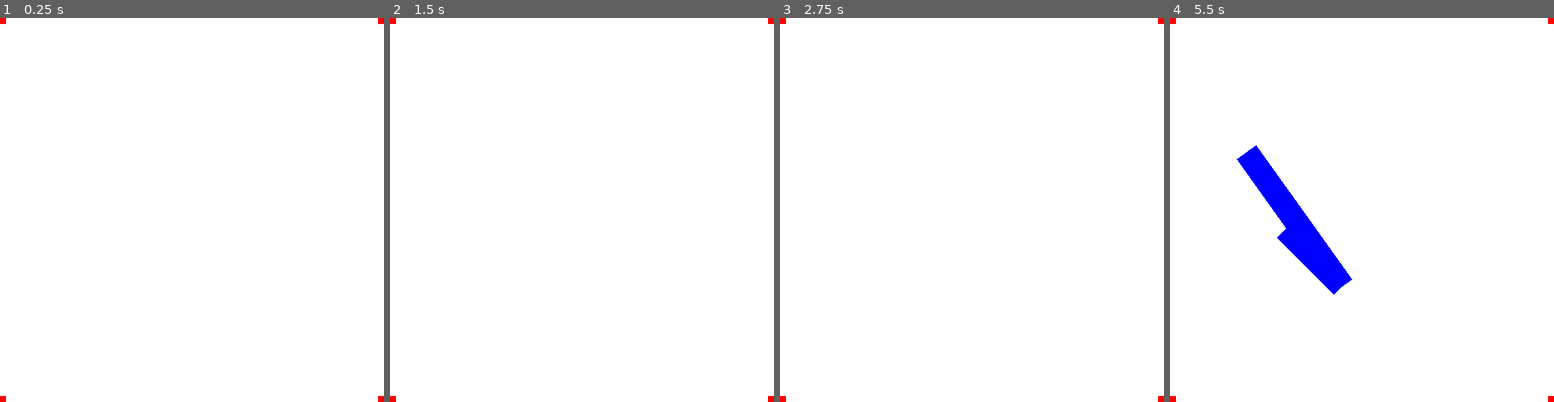
Above: before the commit, frames 1-4 (left to right).
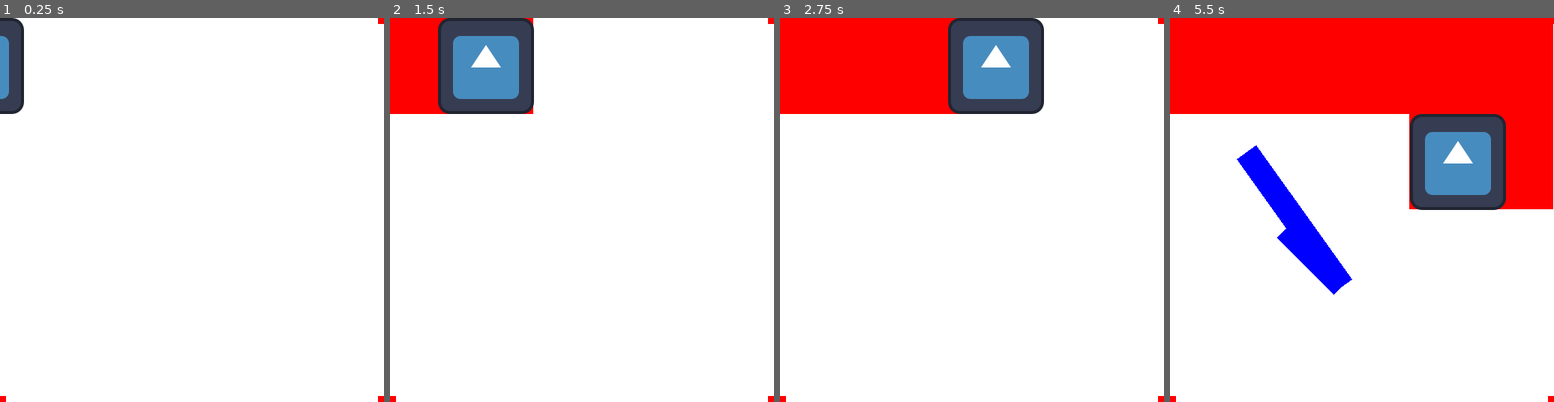
Above: after the commit, the same moments.

Repository: Mpprobst/ggj2026
Game: Godot game, scene res://levels/test.tscn
The game is run twice, just before and just after one commit, with the same random seed, the same clock (stepped at 60 frames per second) and the same inputs. The engine's default icon, where the game draws it, is replaced by a stand-in: a white triangle on a blue panel in a dark square.
Inputs (mouse positions are in pixels of both pictures, inside the frame that each line leads up to):
- Up to frame 1 (0.25 s): no input
- Up to frame 2 (1.5 s): move the mouse to (666, 190) at 0.52 s; click (666, 190) at 0.67 s; click (670, 190) at 1.25 s
- Up to frame 3 (2.75 s): click (1060, 190) at 2.02 s
- Up to frame 4 (5.5 s): click (1450, 190) at 2.77 s; drag from (1285, 229) to (1342, 286) at 3.52 s; move the mouse to (1400, 125) at 4.27 s; click (1400, 125) at 4.42 s; drag from (1342, 286) to (1246, 152) at 5.02 s

The runs differ from the first frame. In frame 1, 1.5% of the frame differs, in the area x 0-7%, y 0-25%; in frame 2, 9.1%; in frame 3, 17%; in frame 4, 34%, in the area x 0-100%, y 0-50%.

Commit message:
paint brushes

Diff:
--- /dev/null
+++ b/data/brushes/brush_slow_blue_128.tres
@@ -0,0 +1,12 @@
+[gd_resource type="Resource" script_class="BrushData" format=3 uid="uid://csfbgun1c4rkb"]
+
+[ext_resource type="Resource" uid="uid://c1llsvlml7rm0" path="res://data/paths/snakevert.tres" id="1_3b2he"]
+[ext_resource type="Script" uid="uid://bs753kce3wybo" path="res://scripts/brush_data.gd" id="2_na3bc"]
+
+[resource]
+script = ExtResource("2_na3bc")
+path = ExtResource("1_3b2he")
+speed = 128.0
+color = Color(1, 0, 0, 1)
+width = 128.0
+metadata/_custom_type_script = "uid://bs753kce3wybo"
--- /dev/null
+++ b/data/brushes/brush_slow_red_128.tres
@@ -0,0 +1,10 @@
+[gd_resource type="Resource" script_class="BrushData" format=3 uid="uid://doeauob6f1nct"]
+
+[ext_resource type="Script" uid="uid://bs753kce3wybo" path="res://scripts/brush_data.gd" id="2_0ehju"]
+
+[resource]
+script = ExtResource("2_0ehju")
+speed = 128.0
+color = Color(1, 0, 0, 1)
+width = 128.0
+metadata/_custom_type_script = "uid://bs753kce3wybo"
--- /dev/null
+++ b/data/level0.tres
@@ -0,0 +1,13 @@
+[gd_resource type="Resource" script_class="LevelData" format=3 uid="uid://bk4r6io7ovx87"]
+
+[ext_resource type="Script" uid="uid://78n3gl4f5ex4" path="res://scripts/level_data.gd" id="1_b2q6w"]
+[ext_resource type="Script" uid="uid://bs753kce3wybo" path="res://scripts/brush_data.gd" id="1_hta1u"]
+[ext_resource type="Resource" uid="uid://doeauob6f1nct" path="res://data/brushes/brush_slow_red_128.tres" id="2_6i7lx"]
+[ext_resource type="Script" uid="uid://qjvhyw112rxr" path="res://scripts/brush_path.gd" id="3_xbuhm"]
+[ext_resource type="Resource" uid="uid://cbgqq7y7fh2oi" path="res://data/paths/snakehoriz.tres" id="4_xbuhm"]
+
+[resource]
+script = ExtResource("1_b2q6w")
+brushes = Array[ExtResource("1_hta1u")]([ExtResource("2_6i7lx")])
+paths = Array[ExtResource("3_xbuhm")]([ExtResource("4_xbuhm")])
+metadata/_custom_type_script = "uid://78n3gl4f5ex4"
--- /dev/null
+++ b/data/paths/snakehoriz.tres
@@ -0,0 +1,8 @@
+[gd_resource type="Resource" script_class="BrushPath" format=3 uid="uid://cbgqq7y7fh2oi"]
+
+[ext_resource type="Script" uid="uid://qjvhyw112rxr" path="res://scripts/brush_path.gd" id="1_wr3po"]
+
+[resource]
+script = ExtResource("1_wr3po")
+path = Array[Vector2]([Vector2(0, 0), Vector2(512, 0), Vector2(512, 128), Vector2(128, 128), Vector2(128, 256), Vector2(512, 256), Vector2(512, 384), Vector2(128, 384)])
+metadata/_custom_type_script = "uid://qjvhyw112rxr"
--- /dev/null
+++ b/data/paths/snakevert.tres
@@ -0,0 +1,8 @@
+[gd_resource type="Resource" script_class="BrushPath" format=3 uid="uid://c1llsvlml7rm0"]
+
+[ext_resource type="Script" uid="uid://qjvhyw112rxr" path="res://scripts/brush_path.gd" id="1_yo0sq"]
+
+[resource]
+script = ExtResource("1_yo0sq")
+path = Array[Vector2]([Vector2(128, 512), Vector2(128, 0), Vector2(256, 0), Vector2(256, 384), Vector2(384, 384), Vector2(384, 0), Vector2(512, 0), Vector2(512, 384)])
+metadata/_custom_type_script = "uid://qjvhyw112rxr"
--- a/levels/test.tscn
+++ b/levels/test.tscn
@@ -2,11 +2,31 @@
 
 [ext_resource type="Texture2D" uid="uid://ckxsht1gin8yh" path="res://sprites/white1080.png" id="1_72lju"]
 [ext_resource type="Script" uid="uid://v3265rquuj1s" path="res://scripts/paint_manager.gd" id="1_pnvjf"]
+[ext_resource type="Script" uid="uid://u1hyxey078t5" path="res://scripts/game_manager.gd" id="1_u45fp"]
 [ext_resource type="Script" uid="uid://cwabhsf4ic5as" path="res://scripts/player_controller.gd" id="2_lkjt4"]
+[ext_resource type="Script" uid="uid://78n3gl4f5ex4" path="res://scripts/level_data.gd" id="2_qhvcx"]
 [ext_resource type="Script" uid="uid://1j2uf2jfdflt" path="res://scripts/paintable_surface.gd" id="2_r4e4k"]
+[ext_resource type="Resource" uid="uid://bk4r6io7ovx87" path="res://data/level0.tres" id="3_kqvnf"]
 [ext_resource type="PackedScene" uid="uid://dnieuv4tyuodq" path="res://prefabs/tape.tscn" id="3_ny0t1"]
+[ext_resource type="PackedScene" uid="uid://c16xye7x8xw1m" path="res://prefabs/paint_brush.tscn" id="6_6g8e2"]
 
 [node name="Test" type="Node2D" unique_id=1559331907]
+script = ExtResource("1_u45fp")
+levels = Array[ExtResource("2_qhvcx")]([ExtResource("3_kqvnf")])
+
+[node name="PlayerController" type="Node2D" parent="." unique_id=937662677 node_paths=PackedStringArray("tape_container", "paint_manager")]
+position = Vector2(704, 284)
+script = ExtResource("2_lkjt4")
+tape_prefab = ExtResource("3_ny0t1")
+tape_container = NodePath("../SubViewportContainer/MaskingViewport/TapeContainer")
+paint_manager = NodePath("../PaintManager")
+
+[node name="PaintManager" type="Node2D" parent="." unique_id=738972919 node_paths=PackedStringArray("canvas", "viewport_mask")]
+position = Vector2(-256, -256)
+script = ExtResource("1_pnvjf")
+canvas = NodePath("../SubViewportContainer/MainViewport/Canvas")
+viewport_mask = NodePath("../SubViewportContainer/MaskingViewport")
+brush_prefab = ExtResource("6_6g8e2")
 
 [node name="SubViewportContainer" type="SubViewportContainer" parent="." unique_id=438805184]
 anchors_preset = 15
@@ -23,7 +43,7 @@
 [node name="Background" type="Sprite2D" parent="SubViewportContainer/MainViewport" unique_id=581191951]
 texture = ExtResource("1_72lju")
 centered = false
-offset = Vector2(-704, -256)
+offset = Vector2(-703.16, -256)
 
 [node name="Canvas" type="Sprite2D" parent="SubViewportContainer/MainViewport" unique_id=543270012 node_paths=PackedStringArray("painted_tex")]
 centered = false
@@ -42,17 +62,4 @@
 [node name="TapeContainer" type="Node2D" parent="SubViewportContainer/MaskingViewport" unique_id=282103972]
 visibility_layer = 3
 
-[node name="PlayerController" type="Node2D" parent="SubViewportContainer" unique_id=937662677 node_paths=PackedStringArray("tape_container", "paint_manager")]
-position = Vector2(960, 540)
-script = ExtResource("2_lkjt4")
-tape_prefab = ExtResource("3_ny0t1")
-tape_container = NodePath("../MaskingViewport/TapeContainer")
-paint_manager = NodePath("../PaintManager")
-
-[node name="PaintManager" type="Node2D" parent="SubViewportContainer" unique_id=738972919 node_paths=PackedStringArray("canvas", "viewport_mask")]
-position = Vector2(960, 540)
-script = ExtResource("1_pnvjf")
-canvas = NodePath("../MainViewport/Canvas")
-viewport_mask = NodePath("../MaskingViewport")
-
 [node name="MainCamera" type="Camera2D" parent="." unique_id=1952142637]
--- /dev/null
+++ b/prefabs/paint_brush.tscn
@@ -0,0 +1,11 @@
+[gd_scene format=3 uid="uid://c16xye7x8xw1m"]
+
+[ext_resource type="Script" uid="uid://3ulun3vecq2k" path="res://scripts/paint_brush.gd" id="1_sm213"]
+[ext_resource type="Texture2D" uid="uid://d0vbnqjo0dqt8" path="res://icon.svg" id="2_r4uij"]
+
+[node name="PaintBrush" type="Node2D" unique_id=1624143853]
+script = ExtResource("1_sm213")
+
+[node name="Sprite2D" type="Sprite2D" parent="." unique_id=1838941291]
+texture = ExtResource("2_r4uij")
+offset = Vector2(-64, 64)
--- /dev/null
+++ b/scripts/brush_data.gd
@@ -0,0 +1,9 @@
+# file naming convention:
+# brush_<path_descrip>_<speed>_<color>_<width>
+
+extends Resource
+class_name BrushData
+
+@export var speed : float	# pixels per second
+@export var color : Color
+@export var width : float
--- /dev/null
+++ b/scripts/brush_path.gd
@@ -0,0 +1,5 @@
+extends Resource
+class_name BrushPath
+
+# path is from top right of brush rect
+@export var path : Array[Vector2]
--- /dev/null
+++ b/scripts/game_manager.gd
@@ -0,0 +1,23 @@
+extends Node
+
+@export var levels : Array[LevelData]
+
+@onready var paint_manager : PaintManager = $PaintManager
+
+var level_idx : int = -1
+# Called when the node enters the scene tree for the first time.
+func _ready():
+	start_next_level()
+
+
+# Called every frame. 'delta' is the elapsed time since the previous frame.
+func _process(delta):
+	pass
+
+# TODO:
+# - start levels
+# - track brushes, know when they are all dead
+
+func start_next_level():
+	level_idx = level_idx + 1
+	paint_manager.load_level(levels[level_idx])
--- /dev/null
+++ b/scripts/level_data.gd
@@ -0,0 +1,6 @@
+extends Resource
+class_name LevelData
+
+@export var goal : Image
+@export var brushes : Array[BrushData]
+@export var paths : Array[BrushPath]
--- /dev/null
+++ b/scripts/paint_brush.gd
@@ -0,0 +1,47 @@
+class_name PaintBrush extends Node2D
+
+@onready var sprite : Sprite2D = $Sprite2D
+
+signal on_paint
+signal on_destroy
+
+var path : Array[Vector2]
+var speed : float
+var width : float
+var color : Color
+
+var path_idx : int
+
+var last_pos : Vector2
+
+func initialize(_path : BrushPath, data : BrushData):
+	path = _path.path
+	speed = data.speed #/ 60.0
+	width = data.width
+	color = data.color
+	path_idx = 1
+	global_position = path[0]
+	last_pos = global_position
+	print("brush spawned!")
+
+# Called every frame. 'delta' is the elapsed time since the previous frame.
+func _process(delta):
+	var dir = (path[path_idx] - path[path_idx-1]).normalized()
+	global_position = (global_position + dir * delta * speed).clamp(Vector2.ZERO, Vector2.ONE * (512+width))
+	var lastdir = global_position - last_pos
+	var pixels = ceil(lastdir.length()) + 1
+	var go_next = global_position.distance_to(path[path_idx]) < 1
+	if pixels >= width / 2 or go_next:
+		last_pos = global_position
+		var draw_pos = global_position + sprite.offset - Vector2.ONE * width / 2
+		var rect = Rect2(draw_pos, Vector2.ONE * width)
+		on_paint.emit(rect, color)
+
+	# if at the path idx, go to next
+	#print(global_position)
+	if global_position.distance_to(path[path_idx]) < 1:
+		path_idx = path_idx + 1
+		if path_idx >= path.size():
+			print("end of path")
+			on_destroy.emit(self)
+			queue_free()
--- a/scripts/paint_manager.gd
+++ b/scripts/paint_manager.gd
@@ -4,8 +4,10 @@
 
 @export var canvas : PaintableSurface
 @export var viewport_mask : SubViewport
+@export var brush_prefab : PackedScene
 
 var tapes : Array[Tape]
+var brushes : Array[PaintBrush]
 
 # Called when the node enters the scene tree for the first time.
 func _ready():
@@ -20,6 +22,21 @@
 		var pos = get_global_mouse_position()
 		var size = Vector2(32, 32)
 		canvas.paint_at_world_pos(pos, size, Color.RED)
+
+# TODO: load level file. spawn brush nodes
+func load_level(leveldata):
+	for i in leveldata.brushes.size():
+		var brush = brush_prefab.instantiate() as PaintBrush
+		canvas.add_child(brush)
+		brushes.push_front(brush)
+		brush.on_paint.connect(canvas.paint)
+		brush.on_destroy.connect(on_brush_end)
+		brush.initialize(leveldata.paths[i], leveldata.brushes[i])
+
+func on_brush_end(brush):
+	brushes.erase(brush)
+	if brushes.size() <= 0:
+		print("level complete!")
 
 func on_add_tape(tape: Tape):
 	tape.on_destroy.connect(on_remove_tape)
--- a/scripts/paintable_surface.gd
+++ b/scripts/paintable_surface.gd
@@ -27,7 +27,7 @@
 func paint(rect : Rect2, color):
 	var x = rect.size.x
 	var y = rect.size.y
-
+	print("paint at: " + str(rect))
 	for i in range(rect.size.x):
 		for j in range(rect.size.y):
 			x = rect.position.x + i
--- a/scripts/painting_resource.gd
+++ /dev/null
@@ -1,12 +0,0 @@
-class_name PaintingResource extends Resource
-
-@export var colors: Array[Color]
-
-func create_from_grid(grid_buttons: Array):
-	colors.resize(grid_buttons.size())
-	for i in range(grid_buttons.size()):
-		colors[i] = grid_buttons[i].modulate
-
-func load_to_grid(grid_buttons: Array):
-	for i in range(grid_buttons.size()):
-		grid_buttons[i].modulate = colors[i]
--- a/scripts/save_data.gd
+++ /dev/null
@@ -1,3 +0,0 @@
-extends Resource
-
-@export var painting : PaintingResource = PaintingResource.new()
Not shown, added: scripts/brush_data.gd.uid
Not shown, added: scripts/brush_path.gd.uid
Not shown, added: scripts/game_manager.gd.uid
Not shown, added: scripts/level_data.gd.uid
Not shown, added: scripts/paint_brush.gd.uid
Not shown, removed: scripts/painting_resource.gd.uid
Not shown, removed: scripts/save_data.gd.uid
